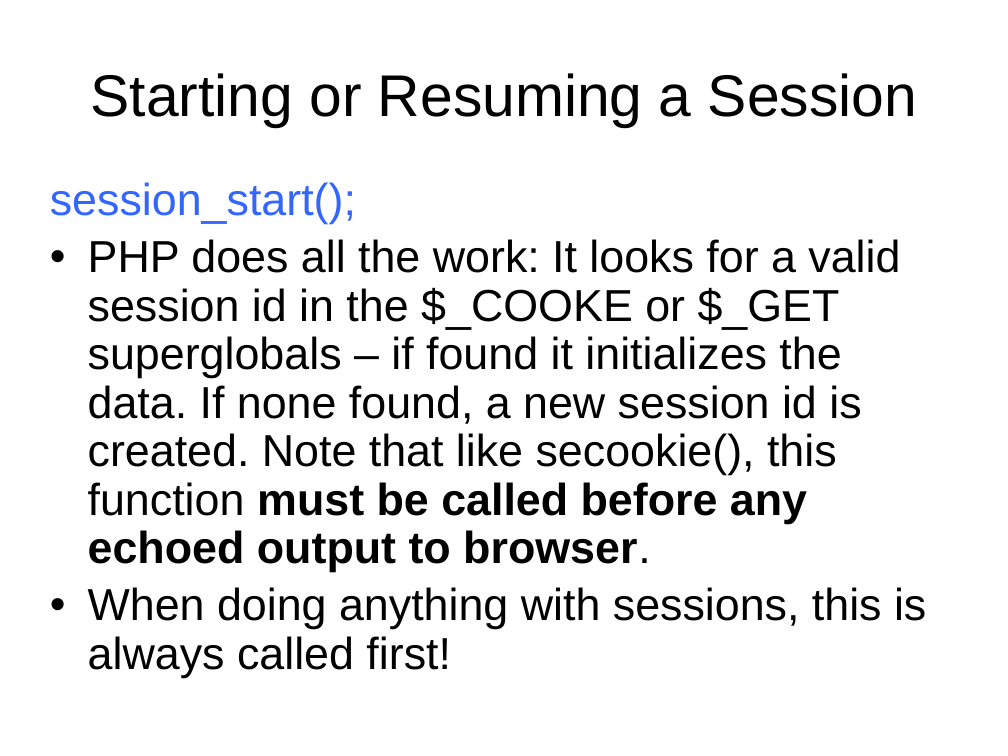
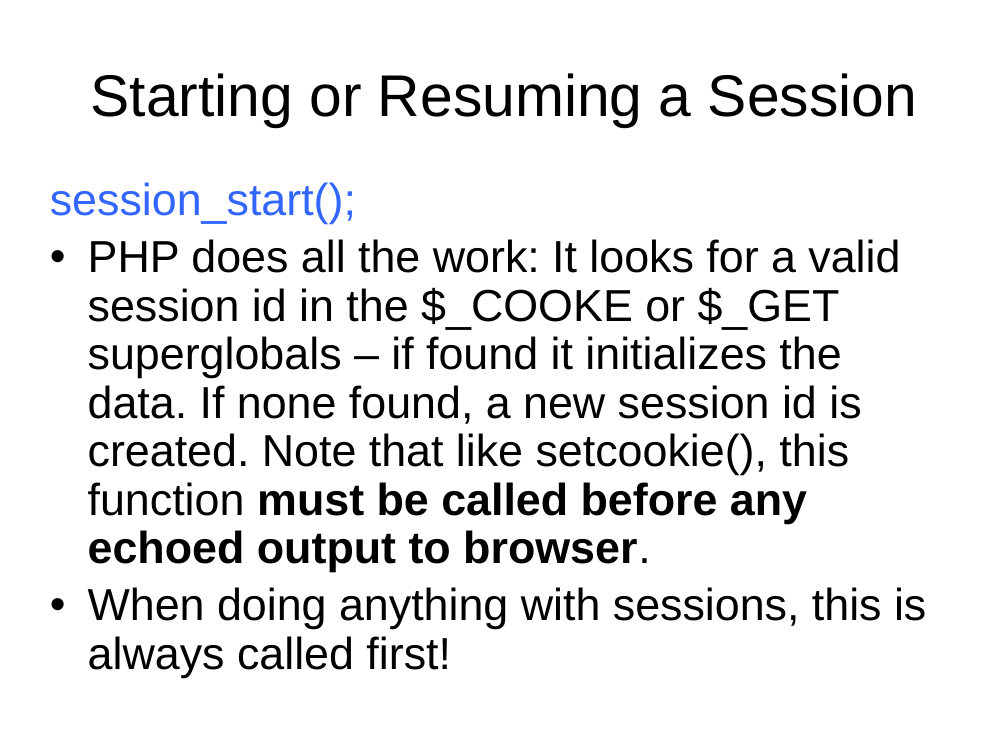
Before and after one commit to pingovn/pingo-webbasic-with-php, a slide deck: slide 22 of slides/Pingo - PHP Basics - Cookies - Sessions.pptx. Drawn at 1008x756 pixels with LibreOffice and Linux fonts; fonts in the diff are those of the drawing; background and template pictures are left out. Boxes give left, top, right and bottom in pixels: in the first picture for what was removed or moved away, otherwise in the second. Text is boxed around its words. In the diff, an @@ line names an element or a change of style, - is before the commit and + after.

Commit message:
Some minor changes on PHP Basics - Session and Cookies slide

```diff
--- a/slides/Pingo - PHP Basics - Cookies - Sessions.pptx
+++ b/slides/Pingo - PHP Basics - Cookies - Sessions.pptx
@@ text at box(88, 239, 900, 572): text changed @@
-• PHP does all the work: It looks for a valid session id in the $_COOKE or $_GET superglobals – if found it initializes the data. If none found, a new session id is created. Note that like secookie(), this function must be called before any echoed output to browser.
+• PHP does all the work: It looks for a valid session id in the $_COOKE or $_GET superglobals – if found it initializes the data. If none found, a new session id is created. Note that like setcookie(), this function must be called before any echoed output to browser.
```
Also in this commit, not shown: 5 other slides changed.
